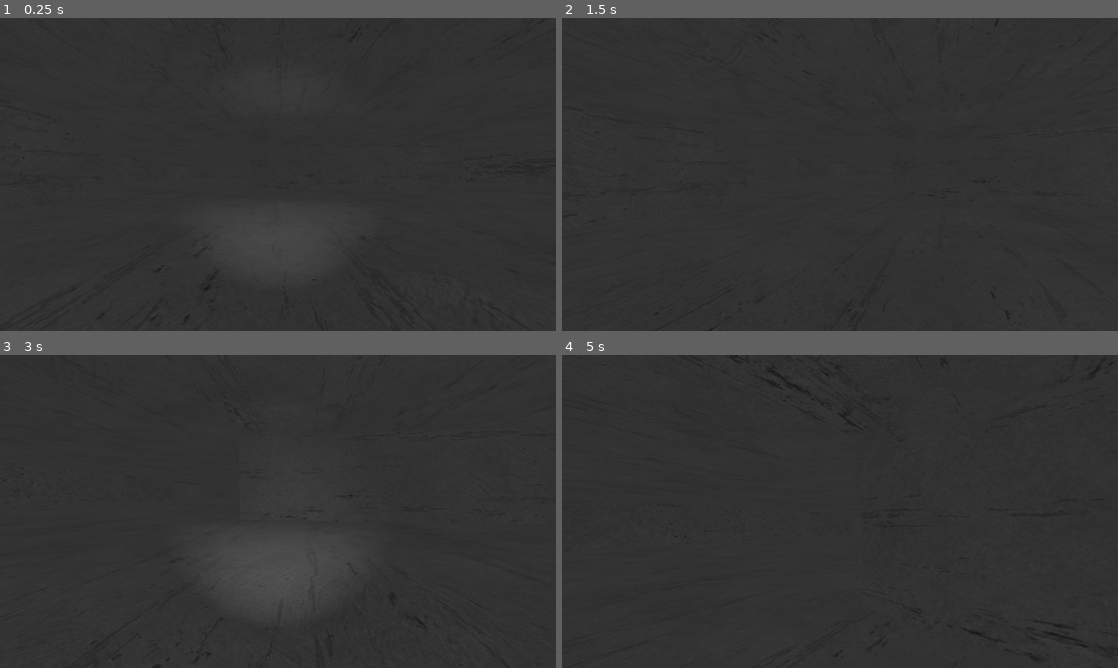
Above: before the commit, frames 1-4 (two rows, left to right).
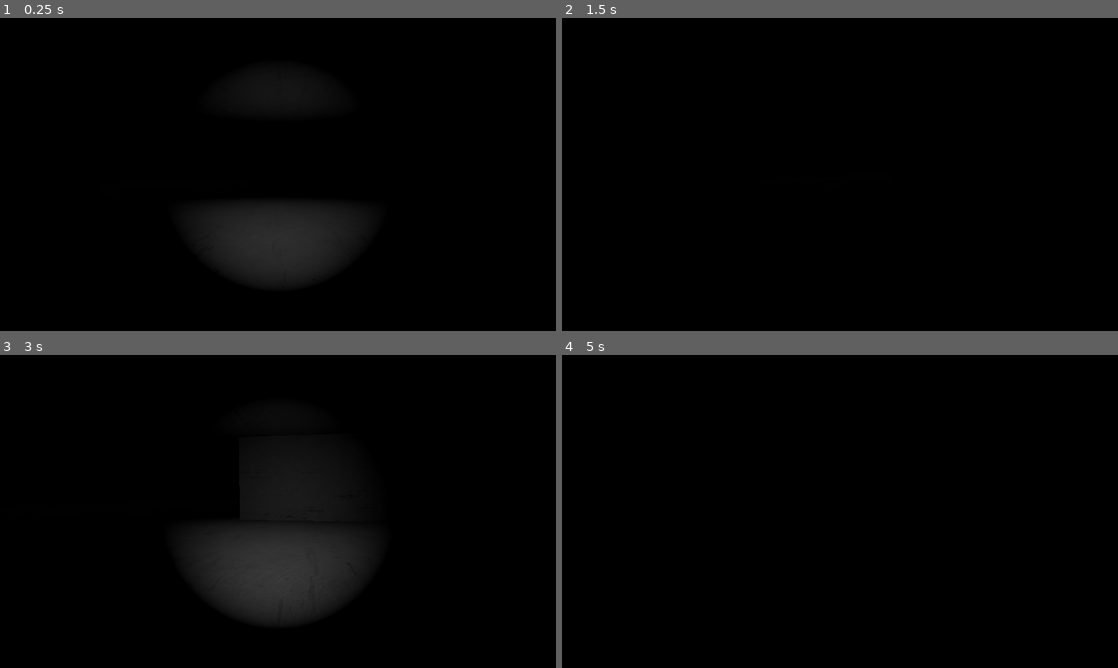
Above: after the commit, the same moments.

Repository: yosapps/godot-horror-tutorial
Game: Godot game, scene res://scenes/main.tscn
Two runs of this game, one before a commit and one after it. Both use one fixed random seed, a clock stepped at 60 frames per second and the inputs below.
Inputs (mouse positions are in pixels of both pictures, inside the frame that each line leads up to):
- Up to frame 1 (0.25 s): no input
- Up to frame 2 (1.5 s): tap Enter at 0.5 s; move the mouse to (867, 174) at 0.52 s; hold W (up) from 0.53 s (still down); tap Shift (dash) at 0.6 s; tap Space (jump) at 0.77 s; move the mouse to (812, 174) at 1.27 s; tap F (flashlight) at 1.35 s
- Up to frame 3 (3 s): keep holding W (up); tap Space (jump) at 1.52, 2 s; move the mouse to (289, 505) at 2.02 s; tap Shift (dash) at 2.1 s; tap Enter at 2.75 s; move the mouse to (272, 517) at 2.77 s; tap F (flashlight) at 2.85 s
- Up to frame 4 (5 s): keep holding W (up); tap Space (jump) at 3.02, 3.77, 4.52 s; move the mouse to (878, 514) at 3.52 s; tap Shift (dash) at 3.6 s; move the mouse to (795, 508) at 4.27 s; tap F (flashlight) at 4.35 s

The runs differ from the first frame. In frame 1, 100% of the frame differs, in the area x 0-100%, y 0-100%; in frame 2, 100%; in frame 3, 99%; in frame 4, 100%.

Commit message:
feat: updated

Diff:
--- a/scenes/main.tscn
+++ b/scenes/main.tscn
@@ -12,6 +12,7 @@
 sky_material = SubResource("ProceduralSkyMaterial_52wn5")
 
 [sub_resource type="Environment" id="Environment_aqqla"]
+background_energy_multiplier = 0.0
 sky = SubResource("Sky_r64o7")
 tonemap_mode = 2
 
Not shown, added: build/.DS_Store
Not shown, added: build/web/.DS_Store
